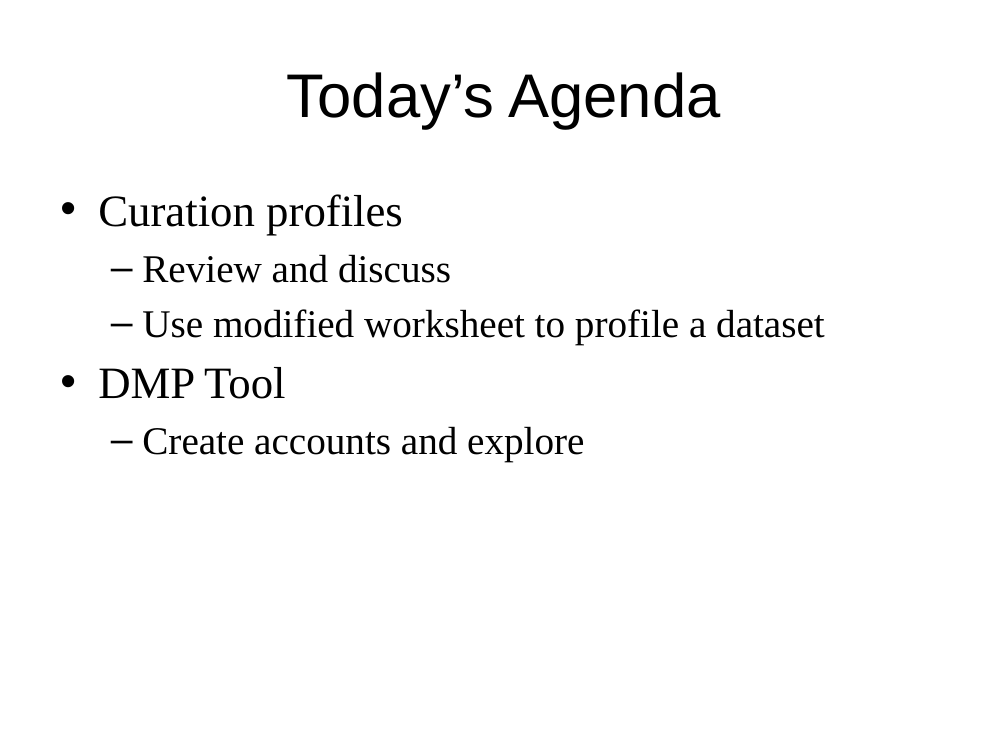
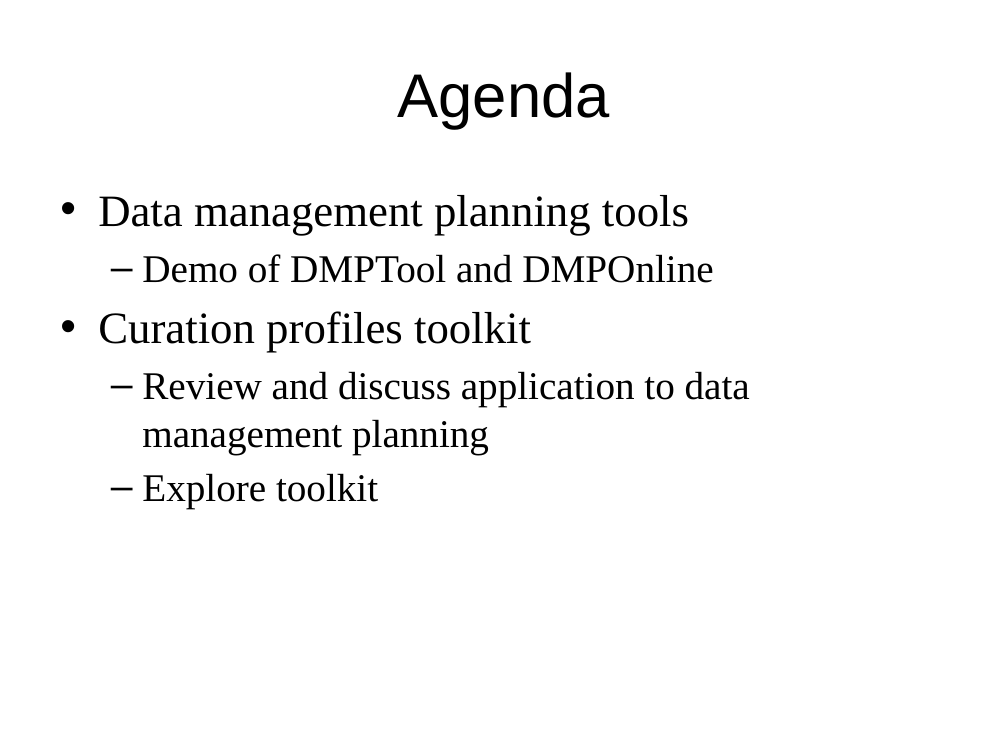
Before and after one commit to DataCurationWorkshop/Beijing-2015, a slide deck: slide 2 of Day1_Demo_DMPTools.pptx (slide 4 before the commit). Drawn at 1008x756 pixels with LibreOffice and Linux fonts; fonts in the diff are those of the drawing; background and template pictures are left out. Boxes give left, top, right and bottom in pixels: in the first picture for what was removed or moved away, otherwise in the second. Text is boxed around its words. In the diff, an @@ line names an element or a change of style, - is before the commit and + after.

```diff
--- a/Day1_Demo_DMPTools.pptx
+++ b/Day1_Demo_DMPTools.pptx
@@ title at [398,72,610,129]: text changed @@
-Today’s Agenda
+Agenda
@@ text at [98,195,750,509]: text changed @@
-• Curation profiles
-  – Review and discuss
-  – Use modified worksheet to profile a dataset
-• DMP Tool
-  – Create accounts and explore
+• Data management planning tools
+  – Demo of DMPTool and DMPOnline
+• Curation profiles toolkit
+  – Review and discuss application to data management planning
+  – Explore toolkit
```
Also in this commit, not shown: 1 other slide changed, 24 slides added, 6 slides removed, 1 other file.
